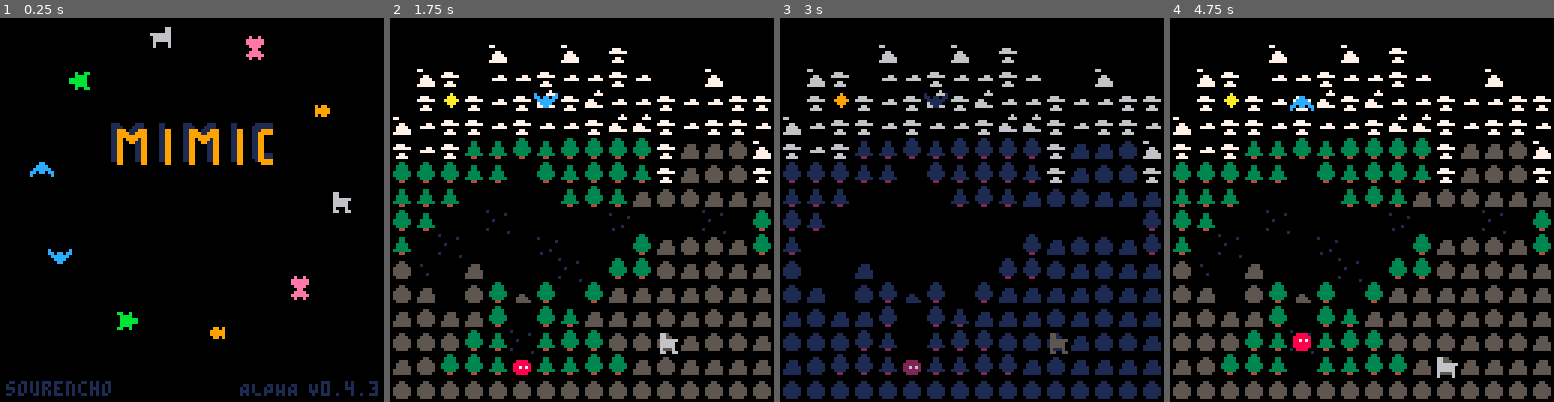
Above: before the commit, frames 1-4 (left to right).
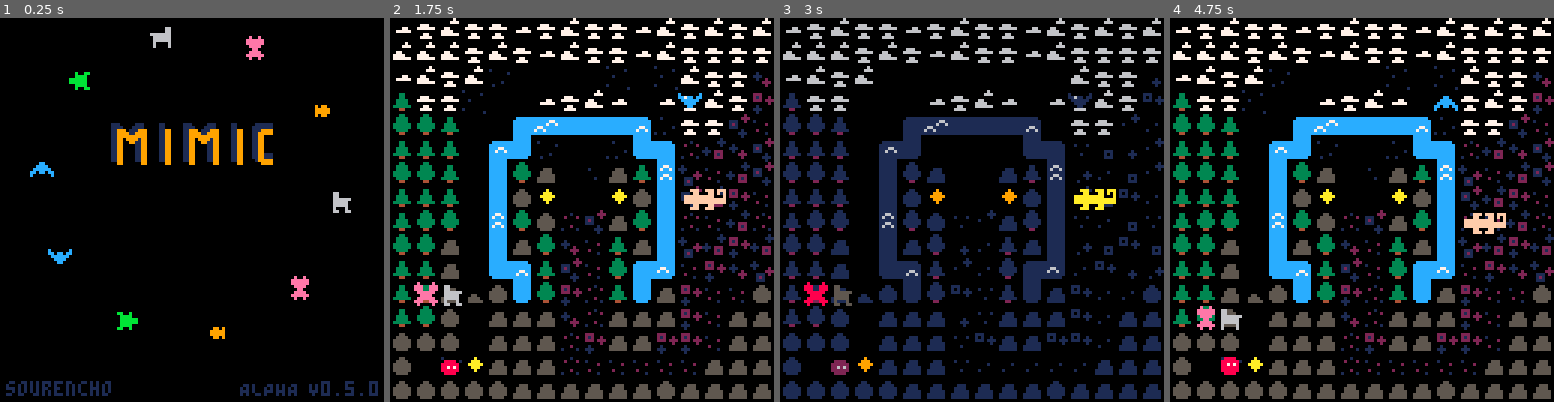
Above: after the commit, the same moments.

Repository: sourencho/mimic
Game: PICO-8 cartridge mimic.p8
The game is run twice, just before and just after one commit, with the same random seed, the same clock (stepped at 60 frames per second) and the same inputs.
Inputs:
- Up to frame 1 (0.25 s): no input
- Up to frame 2 (1.75 s): tap X (X key) at 0.33, 1.07 s; tap O (Z key) at 0.7, 1.7 s; hold Right from 1.6 s (still down)
- Up to frame 3 (3 s): tap X (X key) at 1.85, 2.97 s; release Right at 2.1 s; tap O (Z key) at 2.1, 2.5, 2.9 s; hold Up 2.15-2.42 s; hold Right from 2.47 s (still down)
- Up to frame 4 (4.75 s): release Right at 3.03 s; hold Left 3.08-3.58 s; tap O (Z key) every 0.4 s from 3.3 to 4.5 s; hold Down 3.63-3.97 s; hold Right 4.02-4.68 s; tap X (X key) at 4.08 s; hold Up from 4.73 s (still down)

The runs differ from the first frame. In frame 1, less than 0.1% of the frame differs, in the area x 89-98%, y 94-99%; in frame 2, 32%; in frame 3, 27%; in frame 4, 32%, in the area x 0-100%, y 0-100%.

Commit message:
draft of victory screen

Diff:
--- a/mimic.p8
+++ b/mimic.p8
@@ -1,16 +1,17 @@
 pico-8 cartridge // http://www.pico-8.com
-version 32
+version 33
 __lua__
 -- mimic v0.4.3
 -- by sourencho
 
-VERSION = "V0.4.3"
+VERSION = "V0.5.0"
 
 -- DATA
 
 -- SETTINGS
-start_level = 3
+start_level = 14
 level_count = 15
+last_level = 14
 skip_tutorial = true
 skip_levels = {4, 7, 9}
 
@@ -24,7 +25,6 @@
 splash_inst_1 = "take the form of an animal"
 splash_inst_2 = "by mimicking its movement"
 splash_keys_3 = "start \151"
-won_text = "★ you win ★"
 
 level_size = 16
 ACTOR_ID_INDEX = 0
@@ -889,26 +889,6 @@
     end
 end
 
-function init_actors(l)
-    for n in all(npcs) do
-        local n_pos = find_sprite(l, n.spr_n[1][1])
-        if n_pos != nil then
-            local a = make_actor(
-                n_pos,
-                n.spr_n,
-                n.pattern,
-                n.move_abilities,
-                n.push_abilities,
-                n.display_name,
-                n.shape,
-                false,
-                nil
-            )
-            add(actors, a)
-        end
-    end
-end
-
 function is_stuck(p)
     for d in all(DELTAS) do
         if (can_move(v_addv(p.pos, d), p)) return false
@@ -982,20 +962,50 @@
     -- init_player_big_pattern()
 end
 
+-- returns true if player is victorious (won last level)
 function check_win()
-    -- check player victory
+    local victory = false
     local players = get_players()
     if _all(players, on_win) then
+        if game.level == last_level then
+            init_victory()
+            victory = true
+        end
+
+        -- proceed to next level
         change_level = game.level + 1
         while contains(skip_levels, change_level) do
             change_level += 1
         end
+
+        -- effects
         sfx(11)
         for p in all(players) do
             win_vfx(p.pos)
         end
         game.level_end_tick = game.tick
-        return
+        return victory
+    end
+    return victory
+end
+
+function init_victory()
+    sfx(11)
+    change_state("won")
+    particles={}
+
+    -- gather win tiles to spawn final visuals on
+    victory_sprite_pos = find_tiles(game.level, tile_sprites[win])
+    victory_sprites = {}
+    for i=1,#victory_sprite_pos do
+        add(victory_sprites, player_spr[1][1])
+    end
+
+    victory_sprite_candidates = {player_spr[1][1]}
+    for x in all(npcs) do
+        if body_size(x) < 3 then
+            add(victory_sprite_candidates, x.spr_n[1][1])
+        end
     end
 end
 
@@ -1417,6 +1427,7 @@
 
     if game.level != tutorial_level then
         -- menuitem(2,"level: ⬅️ "..change_level.." ➡️", menu_choose_level)
+        if (game.level != last_level) menuitem(1, "skip level", menu_skip_level)
     end
     --music(01)
 end
@@ -1459,27 +1470,21 @@
     end
 end
 
--- Given a level number will return the (x,y) position of the sprite
-function find_sprite(l, spr_n)
+function find_tiles(l, spr_n)
+    local sprites = {}
     for i=0,level_size-1 do
         for j=0,level_size-1 do
-             if get_sprite(i,j,l) == spr_n then
-                return {x = i, y = j}
+            if get_tile(i,j,l) == spr_n then
+                add(sprites, {x = i, y = j})
             end
         end
     end
-    return nil
+    return sprites
 end
 
 function get_tile(x,y,l)
     i = (x + l*level_size) % 128
     j = y + flr(level_size * l / 128)*level_size
-    return mget(i,j)
-end
-
-function get_sprite(x,y,l)
-    i = (x + (2*l+1)*level_size) % 128
-    j = y + flr(level_size * 2*l / 128)*level_size
     return mget(i,j)
 end
 
@@ -1669,14 +1674,44 @@
     end
 end
 
-function draw_won()
+function draw_victory()
     cls()
-    thick_print(won_text, 38, vcenter(won_text), 9, 1)
-    if game.tick % (flr(rnd(10)) + 40) == 0 then
-        explode_vfx(
-            {x = mid(6, flr(rnd(16)), 10), y = mid(8, flr(rnd(16)), 8)},
-            9, 2, 40, 30, 60, 1.5, 2.5)
-    end
+    pal(red_pal)
+
+    -- draw player reflection
+    for i=1,#victory_sprite_pos do
+        local v_pos = victory_sprite_pos[i]
+        local on_right = v_pos.x*8 > 64
+        local total_switch_time = 180
+        -- switch sprites over time
+        if on_right then
+            local time_per_spr = total_switch_time / #victory_sprite_candidates
+            local tick_window = (game.tick - game.level_end_tick) % total_switch_time
+            local spr_index = flr(tick_window / time_per_spr) + 1
+            victory_sprites[i] = victory_sprite_candidates[spr_index]
+            --[[
+            if tick_window < 120*1/4 then
+            elseif tick_window < 120*2/4  then
+                victory_sprites[i] = victory_sprite_candidates[2]
+            elseif tick_window < 120*3/4  then
+                victory_sprites[i] = victory_sprite_candidates[3]
+            elseif tick_window < 120*4/4  then
+                victory_sprites[i] = victory_sprite_candidates[4]
+            end
+            --]]
+        end
+
+        local v_spr = victory_sprites[i]
+
+        spr(v_spr, v_pos.x*8, v_pos.y*8, 1, 1, not on_right)
+    end
+    pal()
+
+    -- text
+    won_text_1 = "★ thanks for playing ★"
+    won_text_2 = "- sourencho"
+    print(won_text_1, hcenter(won_text_1), 102, 1)
+    print(won_text_2, hcenter(won_text_2), 112, 1)
     draw_particles()
 end
 
@@ -1733,7 +1768,7 @@
 end
 
 function maybe_add_shake(x, y)
-    local speed = slow_speed * 6
+    local speed = slow_speed * 7
     if game.tick % speed < 3 then
         return x, y-1
     elseif game.tick % speed < 4 then
@@ -1977,7 +2012,6 @@
 function _init()
     init_splash()
     init_level(game.level)
-    menuitem(1, "skip level", menu_skip_level)
 end
 
 function init_splash()
@@ -2081,14 +2115,6 @@
 end
 
 function update_play()
-    -- check win
-    if change_level == level_count then
-        sfx(11)
-        change_state("won")
-        particles={}
-        return
-    end
-
     -- check level switch
     if game.restart_level then
         init_level(game.level)
@@ -2122,7 +2148,7 @@
     if game.state == "splash" then
         draw_splash()
     elseif  game.state == "won" then
-        draw_won()
+        draw_victory()
     elseif game.state == "level_splash" then
         draw_level_splash(game.level)
     elseif game.state == "restart" then
@@ -2243,7 +2269,7 @@
 00000000000000000000000000000000000000000000000000000000000000000000000000000000000000000000000000000000000000000000000000000000
 00000000000000000000000000000000000000000000000000000000000000000000000000000000000000000000000000000000000000000000000000000000
 00000000000000000000000000000000000000000000000000000000000000000000000000000000000000000000000000000000000000000000000000000000
-00000000000000000000000000000000000000000000000000000000000000000000000000000000000000000000000000000000000000000000000000000000
+00000000000000000000000000000000000000000000000000000000000000000000000000000000000000000000000000000000000000000000000000000004
 00000000000000000000000000000000000000000000000000000000000000000000000000000000000000000000000000000000000000000000000000000000
 00000000000000000000000000000000000000000000000000000000000000000000000000000000000000000000000000000000000000000000000000000000
 00000000000000000000000000000000000000000000000000000000000000000000000000000000000000000000000000000000000000000000000000000000
@@ -2466,7 +2492,7 @@
 505061414162414141424170416161615152275052576170414171414141606162576061714141424242524748486d62414141414141414141414141414141414150515e7e6f7e096e6f6f7e5141507160604115275151576f6e406f6e57614161615152504b604e6f614b514e7e7e5000000000000000000000000000000000
 5150617141606141515041417005506051515151517a614162414141417261616057506071714142425250576161615041416f414171414141414141414241414170517e5f5e4f4e7e5f7e6e51514141617170606151517b6e6e6e6e6f576171611527415151516e6f5151514e7e515100000000000000000000000000000000
 516161606160724151424141705151615140515151674961426241417141606161575060627141415150476d61505143414141414141414141417e414141414141515f6e5152504f5051515e7e514150600542616051476848494e6e476c6041505050415151516f4e51514e4e7e515100000000000000000000000000000000
-6160606061156151275150515151526051515151515157610561606041416160627b60506061055051626749524340734141414141414141704141414141414150526e507071505241517051517051706061616151507a6160576f476d616141500542415151516f7e7e7e7e7e51515100000000000000000000000000000000
+6160606061156151275150515151526051515151515157610561606041416160627b60506061055051626749524340734141414141414141704141414141414150526e507071505241517051517051706061616151507a6160576f476d616141500542405151516f7e7e7e7e7e51515100000000000000000000000000000000
 606161606161515151515050505051525150505250507a6060606060606060606157606261506161615151575173437341414141414141414141414141414141714151424141504141714151414141416061615150515761616a486c616141705050505050515151515151505151515100000000000000000000000000000000
 
 
